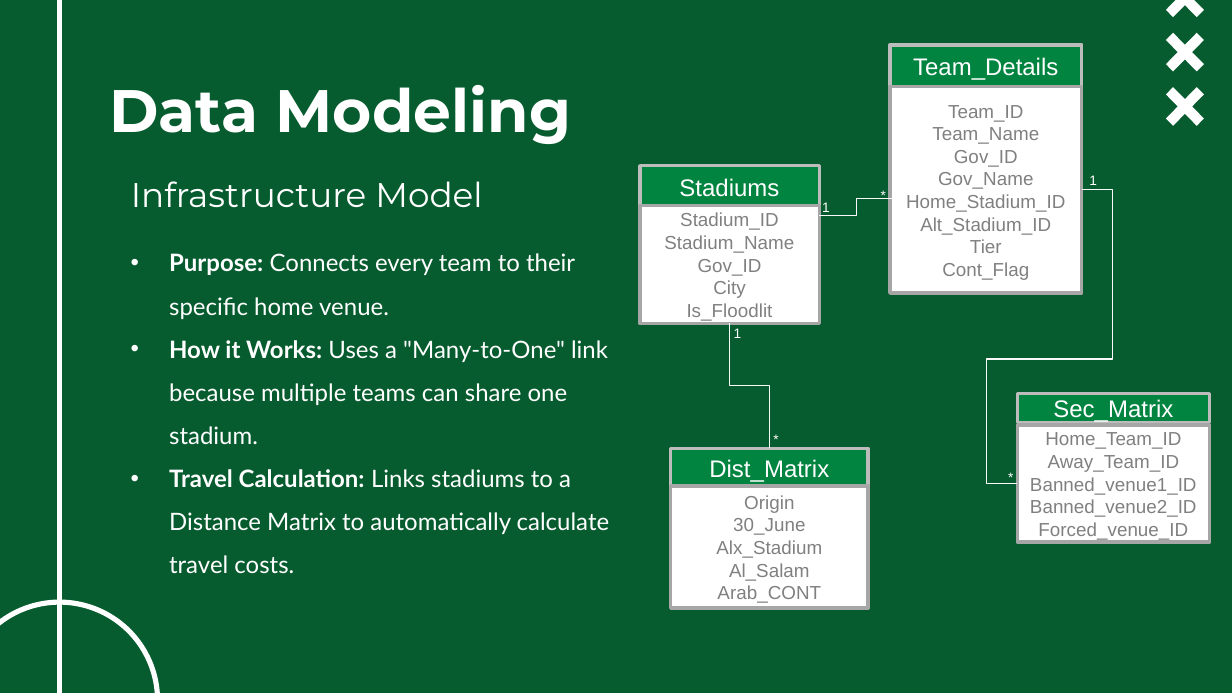
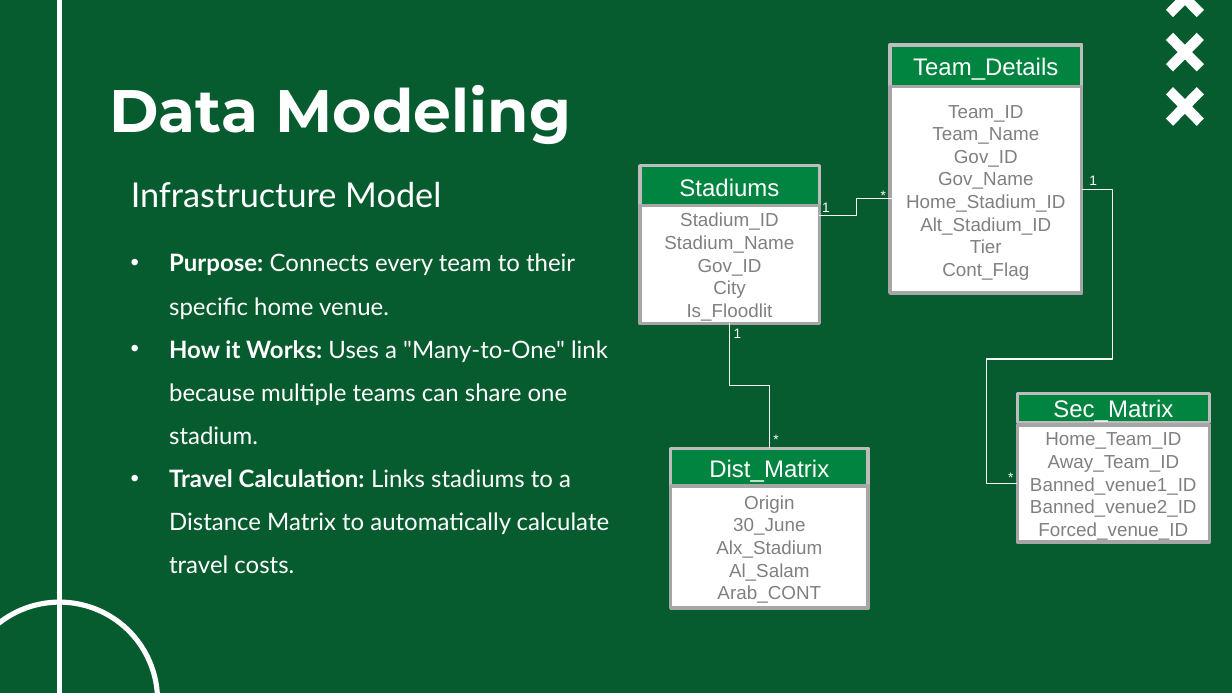
Before and after one commit to ghassanelgendy/egyptian-premier-league-schedule-optimizer, a slide deck: slide 17 of Documentations/presentation V1.pptx. Drawn at 1232x693 pixels with LibreOffice and Linux fonts; fonts in the diff are those of the drawing; background and template pictures are left out. Boxes give left, top, right and bottom in pixels: in the first picture for what was removed or moved away, otherwise in the second. Text is boxed around its words. In the diff, an @@ line names an element or a change of style, - is before the commit and + after.

```diff
--- a/Documentations/presentation V1.pptx
+++ b/Documentations/presentation V1.pptx
@@ subtitle "Infrastructure Model" at bbox=[131, 181, 441, 208]: font Montserrat to Lato @@
```
Also in this commit, not shown: 5 other slides changed.
